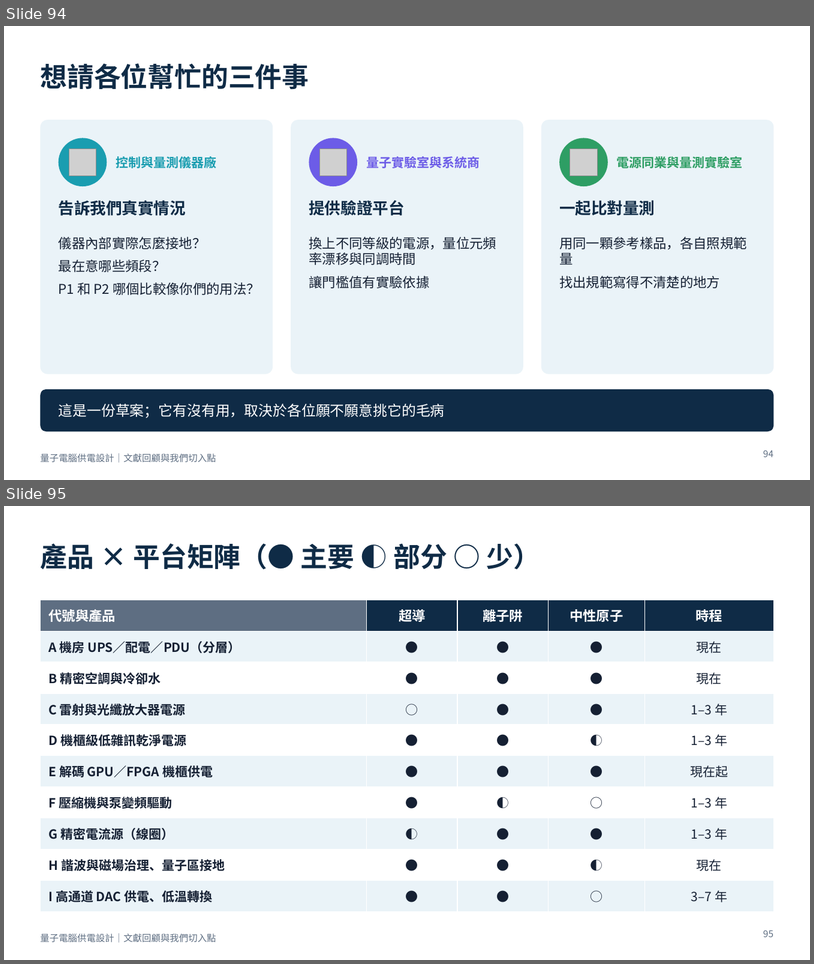
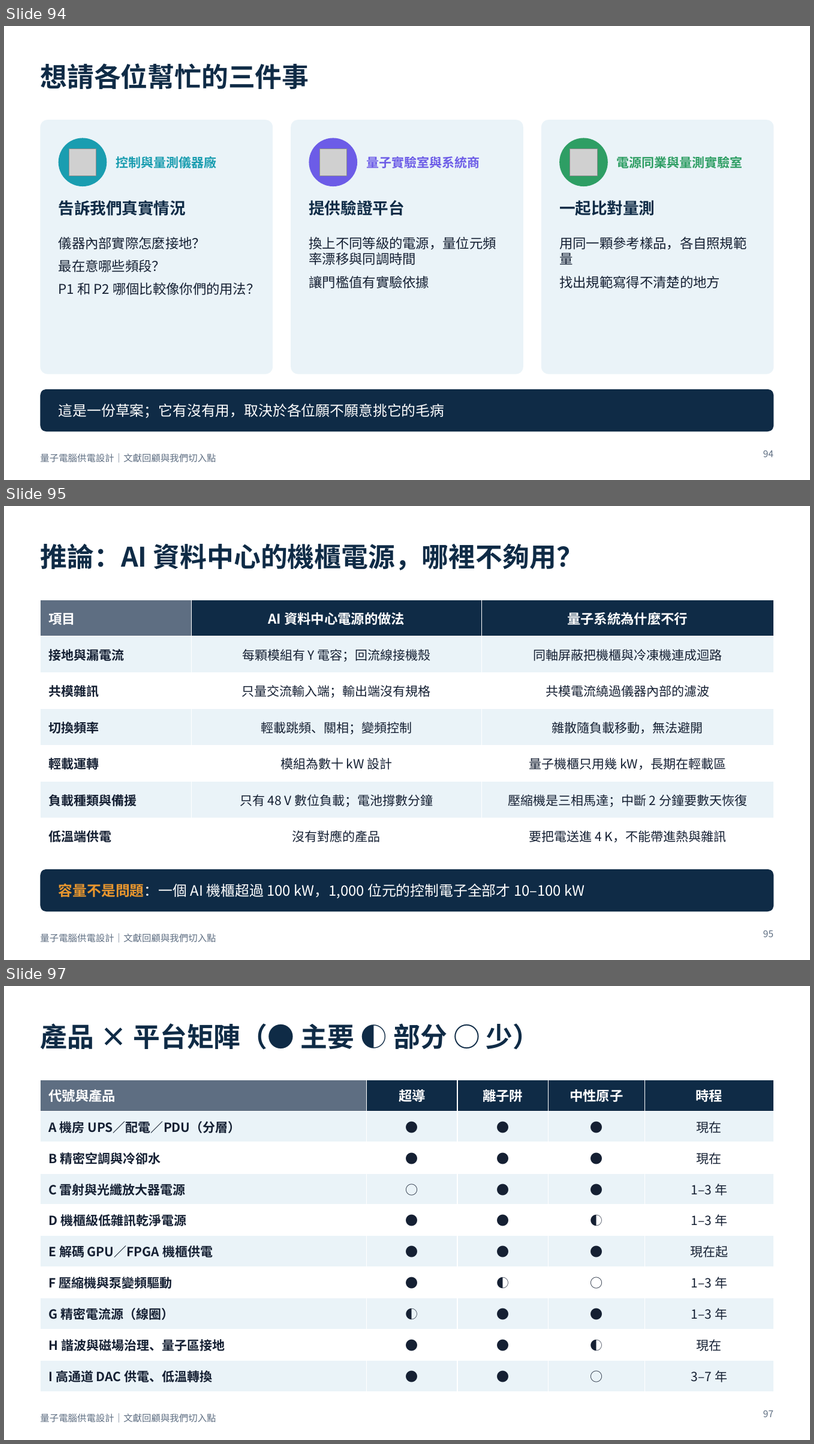
Before and after one commit to pcpcchen-coder/QuantumComputing, a slide deck: slides/output/qc-power-supply.pptx. Shown one above the other, each under a label of ours: slides 94 and 95 before the commit, slides 94, 95 and 97 after it; the slides between them are not shown. The pictures are 814x964 and 814x1444 pixels, drawn with LibreOffice and Linux fonts; fonts in the diff are those of the drawing; grey boxes stand for pictures. Boxes give left, top, right and bottom in pixels: in the first picture for what was removed or moved away, otherwise in the second. Text is boxed around its words. In the diff, an @@ line names an element or a change of style, - is before the commit and + after.

```diff
--- a/slides/output/qc-power-supply.pptx
+++ b/slides/output/qc-power-supply.pptx
@@ slide 95 added at (4,506,810,960), background #FFFFFF; not listed: 1 template element that a slide beside it also shows @@
@@ title added at (40,544,584,570), 32 pt, text #0F2B46, bold @@
+推論：AI 資料中心的機櫃電源，哪裡不夠用？
@@ table added at (40,600,774,844), 7 rows, 3 columns @@
+項目 | AI 資料中心電源的做法 | 量子系統為什麼不行
+接地與漏電流 | 每顆模組有 Y 電容；回流線接機殼 | 同軸屏蔽把機櫃與冷凍機連成迴路
+共模雜訊 | 只量交流輸入端；輸出端沒有規格 | 共模電流繞過儀器內部的濾波
+切換頻率 | 輕載跳頻、關相；變頻控制 | 雜散隨負載移動，無法避開
+輕載運轉 | 模組為數十 kW 設計 | 量子機櫃只用幾 kW，長期在輕載區
+負載種類與備援 | 只有 48 V 數位負載；電池撐數分鐘 | 壓縮機是三相馬達；中斷 2 分鐘要數天恢復
+低溫端供電 | 沒有對應的產品 | 要把電送進 4 K，不能帶進熱與雜訊
@@ rounded rectangle added at (40,869,774,912), fill #0F2B46 @@
@@ text added at (59,883,585,898), 17 pt, text #FFFFFF @@
+容量不是問題：一個 AI 機櫃超過 100 kW，1,000 位元的控制電子全部才 10–100 kW
@@ page number added at (764,930,774,937), 11 pt, text #5E6E82 @@
+95
@@ what was slide 95 is now slide 97 @@
@@ page number at (764,1410,774,1417): text changed @@
-95
+97
```
Also in this commit, not shown: 1 other slide added, 5 other files.
